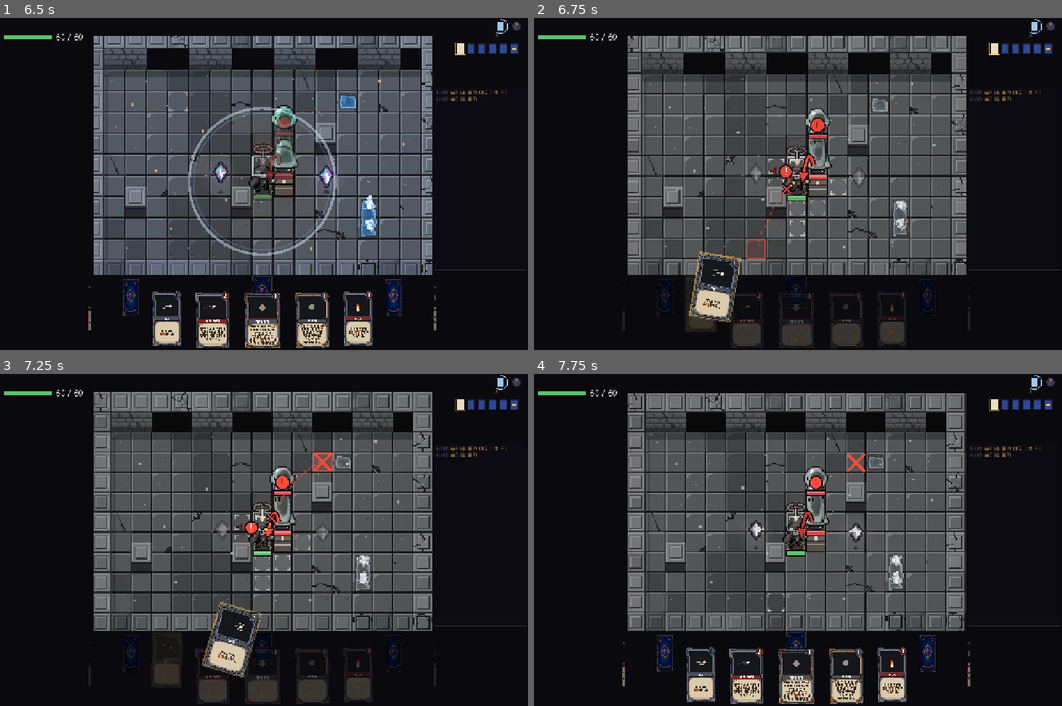
Above: before the commit, frames 1-4 (two rows, left to right).
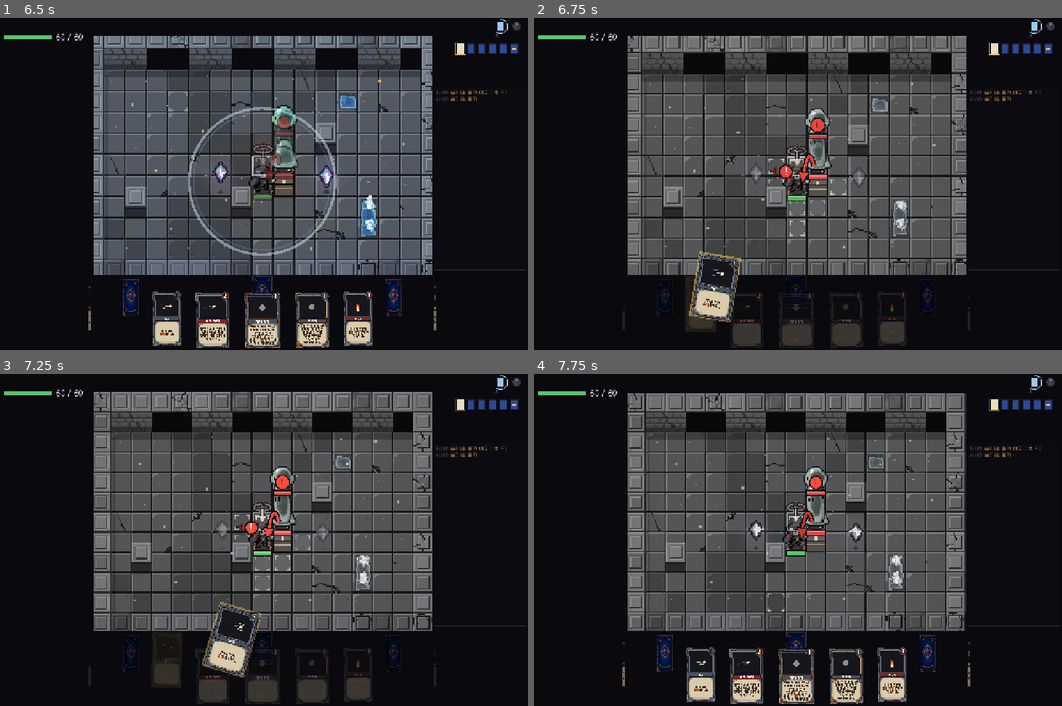
Above: after the commit, the same moments.

Repository: Luchenia/everycard
Game: Godot game, scene res://scenes/battle.tscn
The game is run twice, just before and just after one commit, with the same random seed, the same clock (stepped at 60 frames per second) and the same inputs.
Inputs (mouse positions are in pixels of both pictures, inside the frame that each line leads up to):
- Up to frame 1 (6.5 s): tap Enter at 0.5 s; drag from (264, 157) to (316, 110) at 0.52 s; drag from (168, 316) to (237, 250) at 1.27 s; move the mouse to (211, 320) at 2.02 s; hold D 2.03-2.75 s; tap R at 2.1 s; click (211, 320) at 2.17 s; drag from (264, 320) to (100, 134) at 2.77 s; drag from (311, 320) to (290, 184) at 3.52 s; drag from (359, 316) to (184, 101) at 4.27 s; move the mouse to (168, 316) at 5.02 s; hold Down 5.03-5.75 s; tap 1 at 5.1 s; click (168, 316) at 5.17 s; drag from (168, 290) to (158, 200) at 5.77 s
- Up to frame 2 (6.75 s): drag from (702, 316) to (850, 110) at 6.52 s
- Up to frame 3 (7.25 s): no input
- Up to frame 4 (7.75 s): drag from (702, 659) to (771, 606) at 7.27 s

Frame 1 is identical in both runs. In frame 2, 0.1% of the frame differs, in the area x 40-50%, y 49-73%; in frame 3, 0.2%, in the area x 50-64%, y 23-48%; in frame 4, less than 0.1%.

Commit message:
No mark on a cell the card cannot be used on
Aiming a card (a dash behind a wall, out of reach) no longer draws a red cross, red frame
or falling-short arc there; a click on such a cell no longer flashes a cross either.

Co-Authored-By: Claude Opus 5.5 <noreply@anthropic.com>
Claude-Session: https://claude.ai/code/session_01Lpp6z2a9FxR3iVL1P5DjBQ

Diff:
--- a/src/view/board_view.gd
+++ b/src/view/board_view.gd
@@ -1550,15 +1550,9 @@
 	tl.draw_string_outline(font, tp, tx, HORIZONTAL_ALIGNMENT_LEFT, -1, 16, 6, Color(Art.INK, col.a))
 	tl.draw_string(font, tp, tx, HORIZONTAL_ALIGNMENT_LEFT, -1, 16, Color(1, 1, 1, col.a))
 
-## Aiming: the hovered cell, and when it is out of reach a line that falls short and fizzles.
+## Aiming: the hovered cell and an arc to it. A cell the card cannot be used on gets no mark at all.
 func _aim(tl: Control, off: Vector2) -> void:
 	var h := battle.human()
-	if not fizzle.is_empty() and real - float(fizzle["t0"]) < 0.6:
-		var k := (real - float(fizzle["t0"])) / 0.6
-		var fr := cell_rect(fizzle["cell"], S + k * 4 * S)
-		fr.position += off
-		tl.draw_line(fr.position, fr.end, Color(Art.DANGER, 1.0 - k), 2 * S)
-		tl.draw_line(Vector2(fr.end.x, fr.position.y), Vector2(fr.position.x, fr.end.y), Color(Art.DANGER, 1.0 - k), 2 * S)
 	if hover.x < 0 or h == null or replaying or self_aim:
 		return
 	var hr := cell_rect(hover)
@@ -1574,32 +1568,7 @@
 		if hover != h.pos:
 			_dotted_arc(tl, from, to, arch, 1.0, Color(Art.GOLD, 0.95))
 		return
-	# out of reach: the arc flies as far as the reach allows, then drops short of the cell
-	var reach_k := 0.0
-	for i in range(1, 41):
-		var k := float(i) / 40.0
-		var cq := cell_at(from.lerp(to, k) - off)
-		if cq.x >= 0 and (cq in range_cells or cq == h.pos):
-			reach_k = k
-	_dotted_arc(tl, from, to, arch, reach_k, Color(Art.GOLD, 0.95))
-	# the rest of the way stays on the same arc, faint and red, broken where reach runs out
-	var last := _arc_pt(from, to, arch, reach_k)
-	var n2 := int(from.distance_to(to) / (5 * S)) + 2
-	for i in n2:
-		var k := float(i) / n2
-		if k <= reach_k + 0.04:
-			continue
-		var q := _arc_pt(from, to, arch, k)
-		tl.draw_rect(Rect2(q.snapped(Vector2(S, S)) - Vector2(S, S), Vector2(2 * S, 2 * S)), Color(Art.DANGER, 0.45))
-	tl.draw_line(last + Vector2(-3, -3) * S, last + Vector2(3, 3) * S, Art.INK, 3 * S)
-	tl.draw_line(last + Vector2(3, -3) * S, last + Vector2(-3, 3) * S, Art.INK, 3 * S)
-	tl.draw_line(last + Vector2(-3, -3) * S, last + Vector2(3, 3) * S, Art.DANGER, S)
-	tl.draw_line(last + Vector2(3, -3) * S, last + Vector2(-3, 3) * S, Art.DANGER, S)
-	# the cell itself: a red frame exactly on its edges
-	var cr := cell_rect(hover, S)
-	cr.position += off
-	tl.draw_rect(cr, Color(Art.DANGER, 0.10))
-	tl.draw_rect(cr, Color(Art.DANGER, 0.8), false, S)
+	# out of reach (a wall in the way, too far): nothing is drawn there, a cell you cannot use is not marked
 
 func _dotted_arc(tl: Control, a: Vector2, b: Vector2, h: float, upto: float, col: Color) -> void:
 	var n := int(a.distance_to(b) / (5 * S)) + 2
